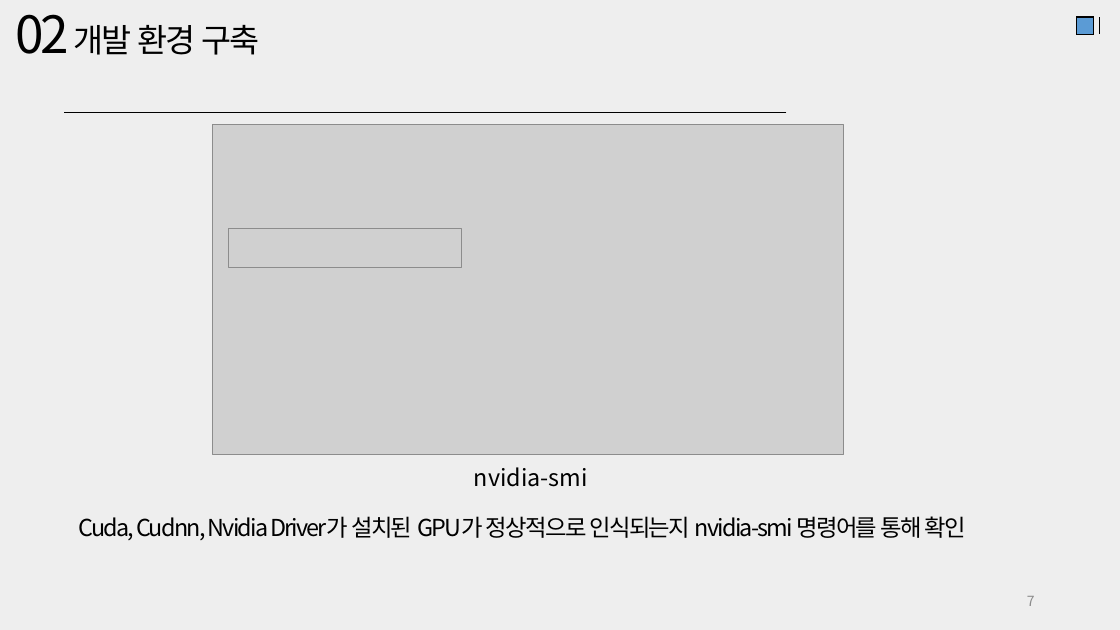
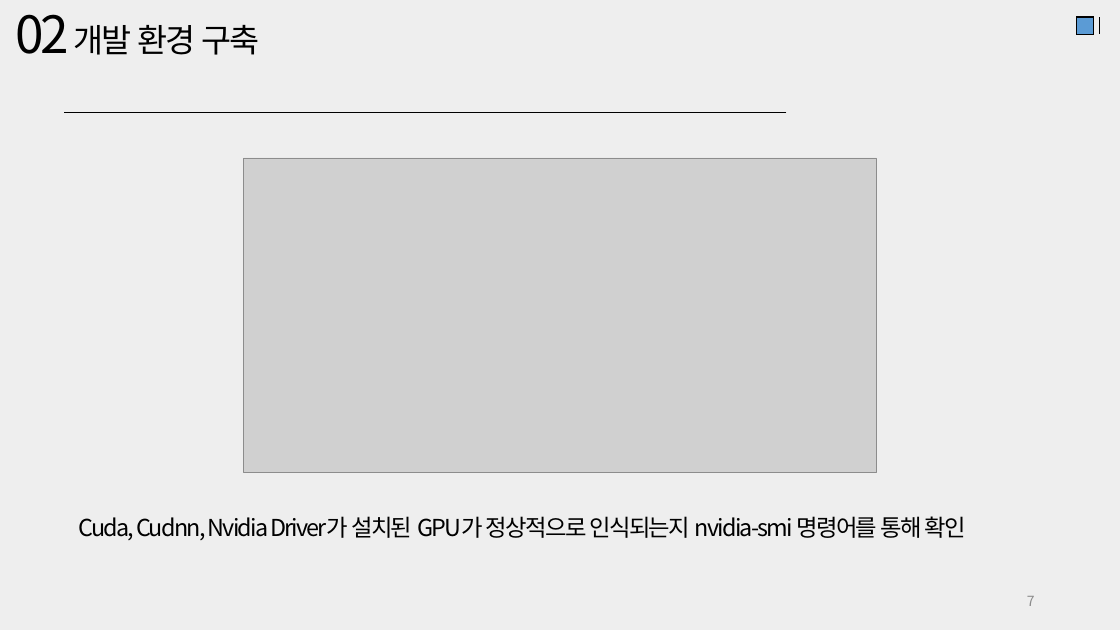
Before and after one commit to JaeHyung-Jung/UNDERDOG, a slide deck: slide 7 of 7주차/중간결과 발표자료.pptx. Drawn at 1120x630 pixels with LibreOffice and Linux fonts; fonts in the diff are those of the drawing; grey boxes stand for pictures. Boxes give left, top, right and bottom in pixels: in the first picture for what was removed or moved away, otherwise in the second. Text is boxed around its words. In the diff, an @@ line names an element or a change of style, - is before the commit and + after.

```diff
--- a/7주차/중간결과 발표자료.pptx
+++ b/7주차/중간결과 발표자료.pptx
@@ picture: place and size @@
-picture at (213,124,844,455)
+picture at (244,158,876,472)
@@ picture removed at (229,229,462,267) @@
@@ text removed at (474,467,588,487) @@
-nvidia-smi
```
Also in this commit, not shown: 1 other slide changed.
